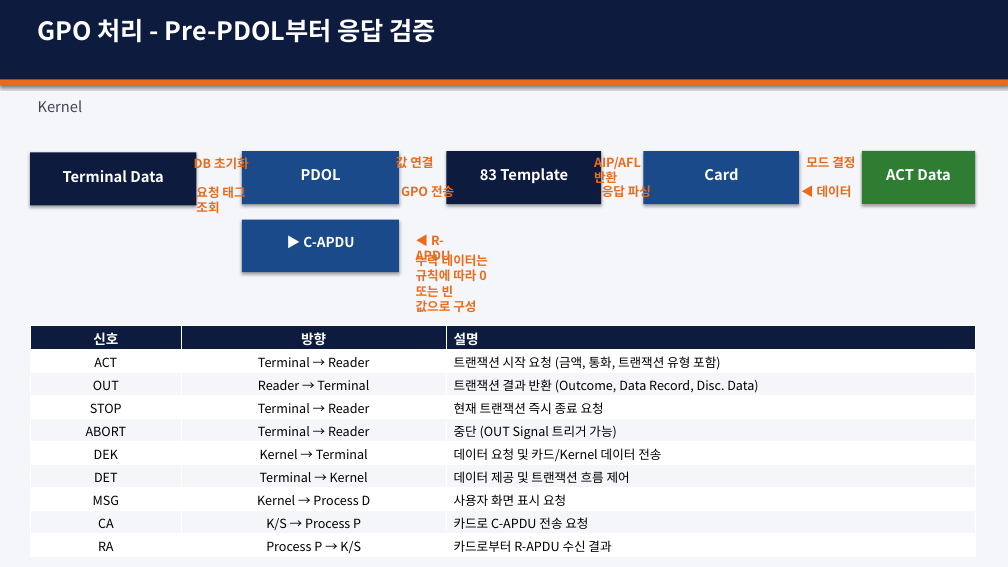
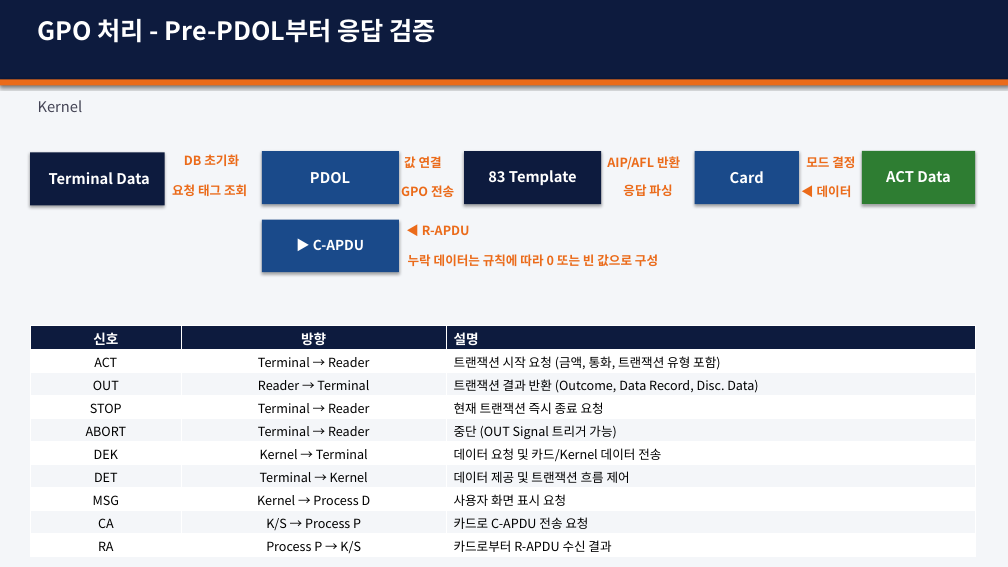
Before and after one commit to tjdguswls01/SeongHyeonJin_em, a slide deck: slide 10 of kernel/02_AMEX/amex.pptx. Drawn at 1008x567 pixels with LibreOffice and Linux fonts; fonts in the diff are those of the drawing. Boxes give left, top, right and bottom in pixels: in the first picture for what was removed or moved away, otherwise in the second. Text is boxed around its words. In the diff, an @@ line names an element or a change of style, - is before the commit and + after.

```diff
--- a/kernel/02_AMEX/amex.pptx
+++ b/kernel/02_AMEX/amex.pptx
@@ rectangle: place and size @@
-rectangle at [30, 153, 197, 206]
+rectangle at [30, 153, 165, 206]
@@ text "Terminal Data": place and size @@
-text "Terminal Data" at [63, 170, 164, 182]
+text "Terminal Data" at [49, 172, 150, 184]
@@ text "DB 초기화" rewrapped from [194, 155, 249, 172] to [184, 154, 239, 166] @@
@@ rectangle: place and size @@
-rectangle at [242, 151, 399, 204]
+rectangle at [262, 151, 399, 204]
@@ text "PDOL": place and size @@
-text "PDOL" at [301, 169, 341, 180]
+text "PDOL" at [310, 172, 350, 183]
@@ text "값 연결" rewrapped from [396, 154, 433, 171] to [404, 156, 442, 168] @@
@@ text "83 Template": place and size @@
-text "83 Template" at [480, 168, 568, 183]
+text "83 Template" at [488, 170, 577, 185]
@@ rectangle: place and size @@
-rectangle at [446, 151, 601, 204]
+rectangle at [464, 151, 601, 204]
@@ text "AIP/AFL 반환" rewrapped from [594, 154, 641, 186] to [607, 156, 680, 170] @@
@@ text "응답 파싱" rewrapped from [602, 182, 651, 199] to [623, 184, 672, 196] @@
@@ text "Card": place and size @@
-text "Card" at [704, 168, 738, 180]
+text "Card" at [730, 171, 764, 183]
@@ rectangle: place and size @@
-rectangle at [644, 151, 799, 204]
+rectangle at [695, 151, 799, 204]
@@ text "요청 태그 조회" rewrapped from [196, 184, 245, 213] to [172, 184, 247, 196] @@
@@ rectangle: place and size @@
-rectangle at [242, 219, 399, 272]
+rectangle at [262, 219, 399, 272]
@@ text "▶ C-APDU": place and size @@
-text "▶ C-APDU" at [303, 236, 354, 247]
+text "▶ C-APDU" at [313, 239, 364, 250]
@@ text "◀ R-APDU" rewrapped from [416, 235, 451, 264] to [422, 225, 470, 235] @@
@@ text "누락 데이터는 규칙에 따라 0 ..." rewrapped from [416, 252, 488, 312] to [408, 254, 658, 266] @@
```
Also in this commit, not shown: 17 other slides changed, 1 slide removed, 2 other files.
